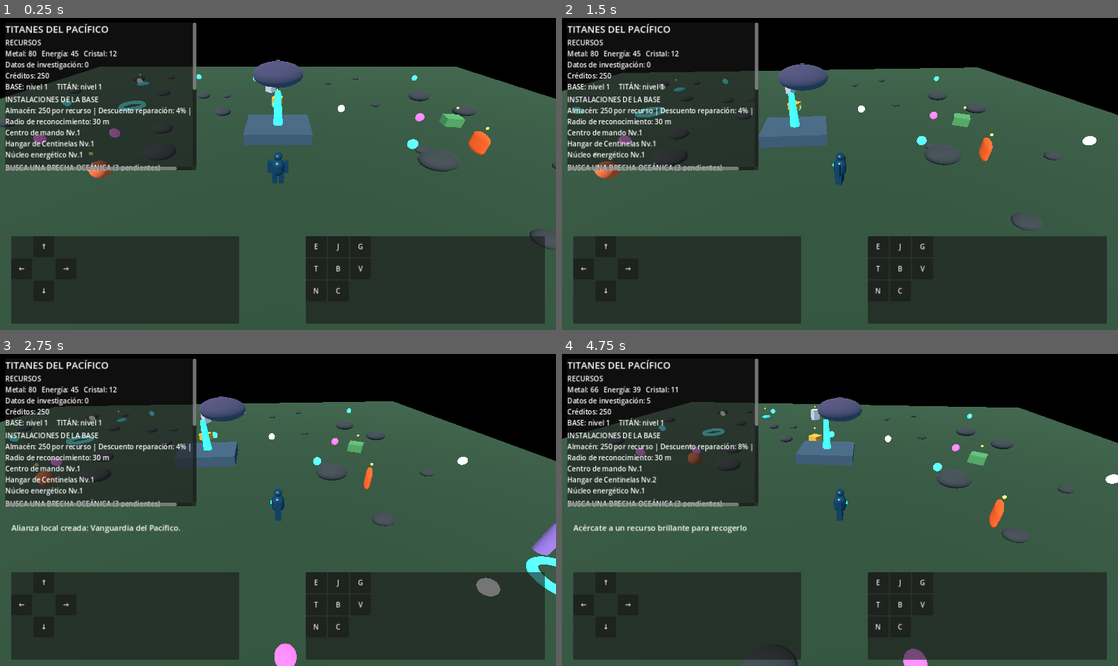
Above: before the commit, frames 1-4 (two rows, left to right).
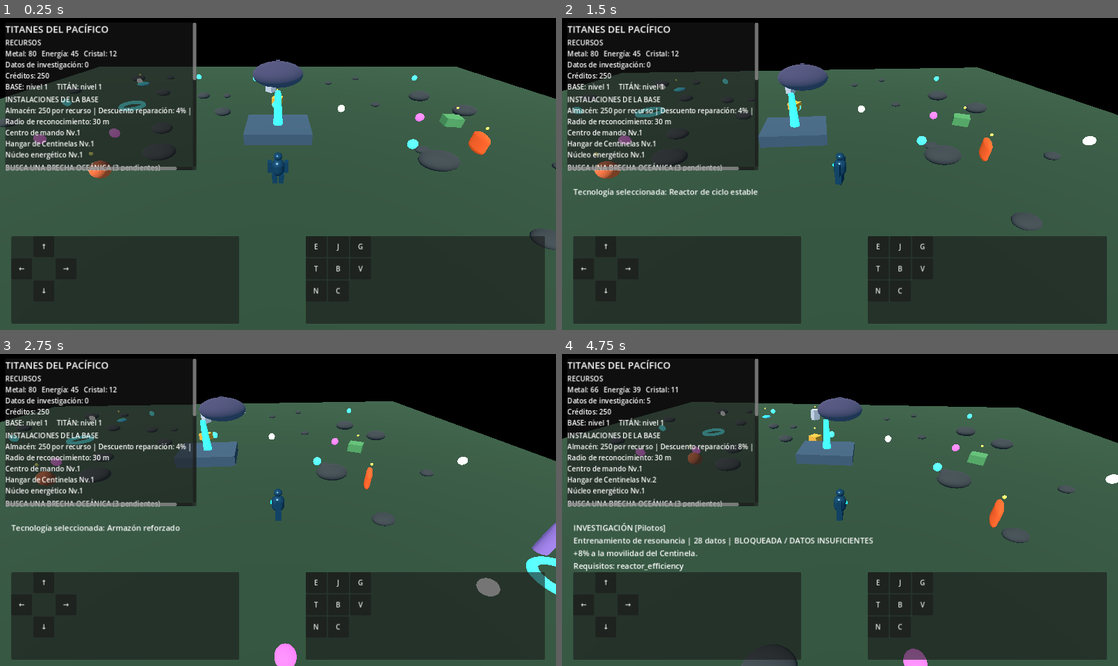
Above: after the commit, the same moments.

Repository: edwjacpinros2012-dev/Titanes-del-Pac-fico-
Game: Godot game, scene res://scenes/main.tscn
Same seed, same stepped clock (60 frames per second), same inputs: the game is played once before the commit and once after it.
Inputs:
- Up to frame 1 (0.25 s): no input
- Up to frame 2 (1.5 s): tap Enter at 0.5 s; hold D (move_right) 0.53-1.28 s; hold I (tech_research, bound only after the commit) 0.53-1.28 s; tap O (tech_select_next, bound only after the commit) at 0.8, 1.35 s; hold S (move_back) from 1.28 s (still down)
- Up to frame 3 (2.75 s): tap I (tech_research, bound only after the commit) at 1.55 s; release S (move_back) at 2.03 s; hold D (move_right) from 2.03 s (still down); hold P (alliance_create) from 2.03 s (still down); tap O (tech_select_next, bound only after the commit) at 2.3 s
- Up to frame 4 (4.75 s): release D (move_right) at 2.78 s; release P (alliance_create) at 2.78 s; hold N (base_upgrade_selected) 2.78-3.53 s; tap K (alliance_join) at 2.85 s; tap I (tech_research, bound only after the commit) at 3.05, 4.55 s; hold V (base_select_next) 3.53-4.28 s; hold A (move_left) from 3.53 s (still down); tap O (tech_select_next, bound only after the commit) at 3.8 s; tap E (collect) at 4.35 s

The runs differ from the first frame. In frame 1, less than 0.1% of the frame differs, in the area x 34-36%, y 19-24%; in frame 2, 0.4%; in frame 3, 0.4%; in frame 4, 1.6%, in the area x 2-56%, y 19-70%.
Error after the commit: Invalid call. Nonexistent function 'set_technology_effects' in base 'Node (BaseDevelopmentManager)'. (res://scripts/main.gd:544)

Commit message:
Integrate research tree into gameplay and save data

Diff:
--- a/scripts/main.gd
+++ b/scripts/main.gd
@@ -19,6 +19,8 @@
 var campaign: CampaignManager
 var alliance_manager: AllianceManager
 var base_development: BaseDevelopmentManager
+var technology_tree: TechnologyTreeManager
+var technology_label: Label
 var base_label: Label
 var platform_input: PlatformInput
 var kaiju_label: Label
@@ -71,7 +73,9 @@
 		camera.look_at(player.global_position + Vector3(0, 1, 0), Vector3.UP)
 	_try_collect_nearby()
 	if pilot_sync and player:
-		player.set("sync_multiplier", 1.35 if pilot_sync.is_synchronized else 1.0)
+		var tech_mobility := technology_tree.get_mobility_multiplier() if technology_tree else 1.0
+		player.set("research_speed_multiplier", tech_mobility)
+		player.set("sync_multiplier", (1.35 if pilot_sync.is_synchronized else 1.0) * tech_mobility)
 	if objective_label and rift_manager:
 		objective_label.text = rift_manager.get_objective_text()
 	if sync_label and pilot_sync:
@@ -89,10 +93,14 @@
 	if alliance_label and alliance_manager:
 		alliance_label.text = alliance_manager.get_summary()
 	if base_development:
+		if technology_tree:
+			_apply_technology_effects()
 		if base_development.advance_production(delta, resources) > 0:
 			_update_hud()
 	if base_label and base_development:
 		base_label.text = base_development.get_status_text()
+	if technology_label and technology_tree:
+		technology_label.text = technology_tree.get_selected_text(research_data)
 
 func _physics_process(_delta: float) -> void:
 	# El movimiento ahora pertenece al controlador del Titán Alfa.
@@ -131,6 +139,10 @@
 			_show_status("Alianza local creada: Vanguardia del Pacífico.")
 	if event.is_action_pressed("save_profile"):
 		_save_local_profile()
+	if event.is_action_pressed("tech_select_next"):
+		_select_next_technology()
+	if event.is_action_pressed("tech_research"):
+		_research_selected_technology()
 	if event.is_action_pressed("scout_helicopters"):
 		if helicopter_manager and player:
 			if helicopter_manager.dispatch_scout(player.global_position):
@@ -163,6 +175,8 @@
 	_add_key("alliance_join", KEY_K)
 	_add_key("alliance_create", KEY_P)
 	_add_key("save_profile", KEY_F5)
+	_add_key("tech_select_next", KEY_O)
+	_add_key("tech_research", KEY_I)
 	_add_key("market_buy_metal", KEY_1)
 	_add_key("market_buy_energy", KEY_2)
 	_add_key("market_buy_crystal", KEY_3)
@@ -313,6 +327,11 @@
 	add_child(alliance_manager)
 	alliance_manager.alliance_changed.connect(_on_alliance_changed)
 	alliance_manager.message_added.connect(_on_alliance_message)
+
+	technology_tree = TechnologyTreeManager.new()
+	technology_tree.name = "TechnologyTreeManager"
+	add_child(technology_tree)
+	technology_tree.technology_unlocked.connect(_on_technology_unlocked)
 
 	base_development = BaseDevelopmentManager.new()
 	base_development.name = "BaseDevelopmentManager"
@@ -496,6 +515,42 @@
 	else:
 		_show_status(base_development.get_selected_facility_text(resources, base_level))
 	_update_hud()
+
+func _select_next_technology() -> void:
+	if technology_tree:
+		var selected_id := technology_tree.select_next()
+		_show_status("Tecnología seleccionada: " + str(technology_tree.TECHNOLOGIES[selected_id]["name"]))
+
+func _research_selected_technology() -> void:
+	if technology_tree == null:
+		return
+	var cost := technology_tree.research_selected(research_data)
+	if cost < 0:
+		_show_status(technology_tree.get_selected_text(research_data))
+		return
+	research_data -= cost
+	_apply_technology_effects()
+	_update_hud()
+	_save_local_profile()
+	_show_status("Investigación completada: " + str(technology_tree.TECHNOLOGIES[technology_tree.get_selected_id()]["name"]))
+
+func _on_technology_unlocked(_technology_id: String) -> void:
+	_apply_technology_effects()
+
+func _apply_technology_effects() -> void:
+	if technology_tree == null:
+		return
+	if base_development:
+		base_development.set_technology_effects(
+			technology_tree.get_storage_bonus(),
+			technology_tree.get_repair_discount_bonus(),
+			technology_tree.get_scouting_bonus(),
+			technology_tree.get_production_multiplier()
+		)
+	if kaiju_war:
+		kaiju_war.set_research_power_bonus(technology_tree.get_combat_preparation_bonus())
+	if player:
+		player.set("research_speed_multiplier", technology_tree.get_mobility_multiplier())
 
 func _evolve_titan() -> void:
 	var cost_crystal := titan_level * 5
@@ -539,6 +594,10 @@
 		"kaiju_retreat":
 			if kaiju_war:
 				kaiju_war.resolve_battle("retreat")
+		"tech_select_next":
+			_select_next_technology()
+		"tech_research":
+			_research_selected_technology()
 
 func _create_hud() -> void:
 	var layer := CanvasLayer.new()
@@ -577,6 +636,9 @@
 	kaiju_label = Label.new()
 	kaiju_label.autowrap_mode = TextServer.AUTOWRAP_WORD_SMART
 	column.add_child(kaiju_label)
+	technology_label = Label.new()
+	technology_label.autowrap_mode = TextServer.AUTOWRAP_WORD_SMART
+	column.add_child(technology_label)
 	alliance_label = Label.new()
 	alliance_label.autowrap_mode = TextServer.AUTOWRAP_WORD_SMART
 	column.add_child(alliance_label)
@@ -590,7 +652,7 @@
 	market_label.visible = false
 	column.add_child(market_label)
 	var help := Label.new()
-	help.text = "WASD: mover | E: recoger | B: mejorar centro d …(162 unchanged characters)… rdar\nK/P: alianza local | C: mercado | Mercado: 1-3 comprar, 4-6 vender"
+	help.text = "WASD: mover | E: recoger | B: mejorar centro d …(162 unchanged characters)… rdar\nK/P: alianza local | C: mercado | O: tecnología siguiente | I: investigar"
 	help.add_theme_font_size_override("font_size", 13)
 	column.add_child(help)
 	status_label = Label.new()
@@ -696,7 +758,8 @@
 		"alliance_name": alliance_manager.alliance_name if alliance_manager else "",
 		"alliance_tag": alliance_manager.alliance_tag if alliance_manager else "",
 		"alliance_rank": alliance_manager.rank if alliance_manager else "Sin alianza",
-		"alliance_state": alliance_manager.export_state() if alliance_manager else {}
+		"alliance_state": alliance_manager.export_state() if alliance_manager else {},
+		"technology_state": technology_tree.export_state() if technology_tree else {}
 	}
 	SaveSystem.save_profile(snapshot)
 
@@ -717,6 +780,10 @@
 	research_data = int(snapshot.get("research_data", research_data))
 	if trade_manager:
 		trade_manager.credits = int(snapshot.get("credits", trade_manager.credits))
+	if technology_tree:
+		var saved_technology: Variant = snapshot.get("technology_state", {})
+		if typeof(saved_technology) == TYPE_DICTIONARY:
+			technology_tree.import_state(saved_technology)
 	if campaign:
 		campaign.set_player_level(int(snapshot.get("campaign_level", 1)))
 	if kaiju_war and campaign:
